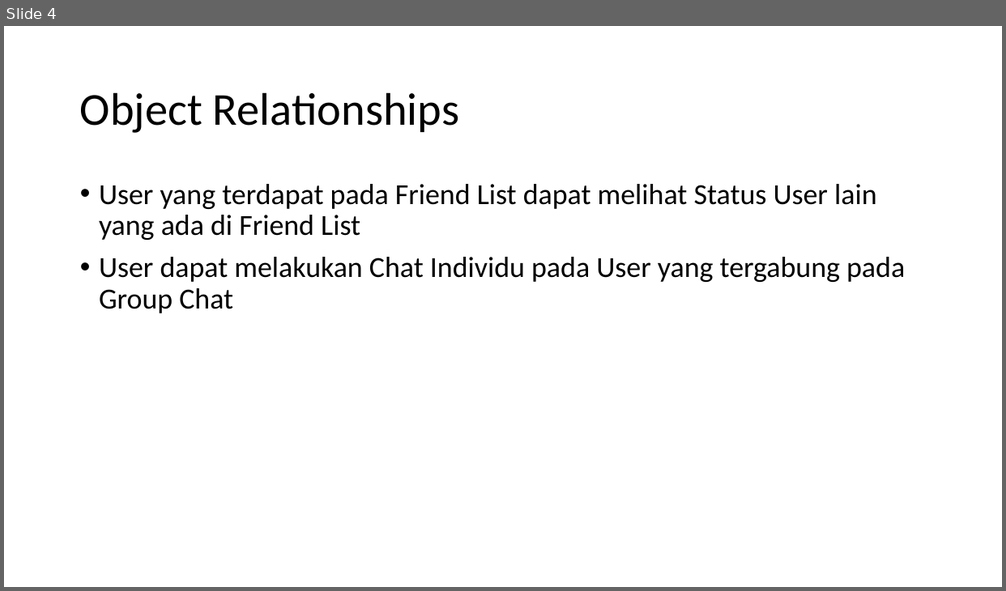
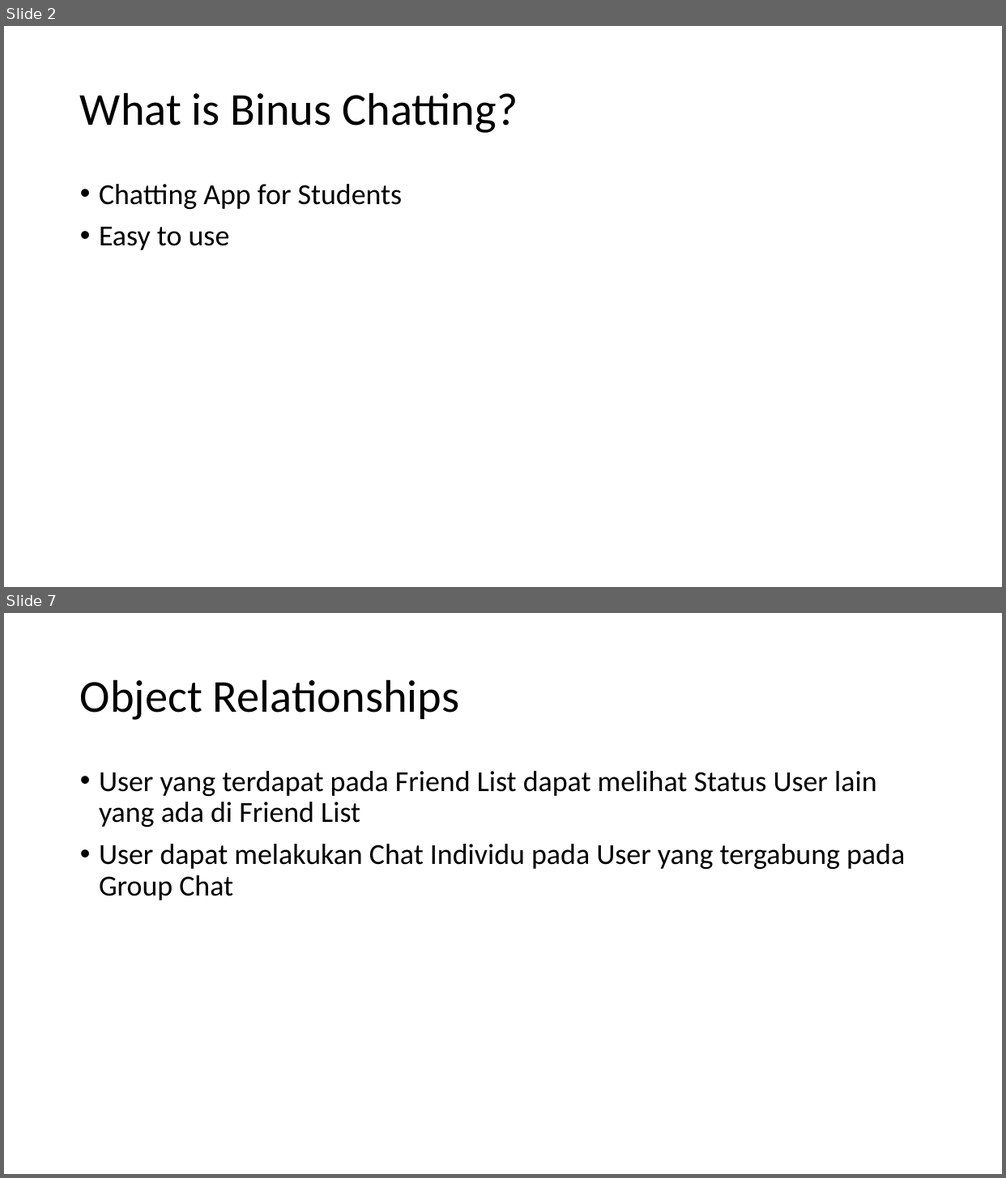
Before and after one commit to F4ckTheJ0b/HCI-2023, a slide deck: Aplikasi Binus Chatting.pptx. Shown one above the other, each under a label of ours: slide 4 before the commit, slides 2 and 7 after it; the slides between them are not shown. The pictures are 1006x591 and 1006x1178 pixels, drawn with LibreOffice and Linux fonts; fonts in the diff are those of the drawing. Boxes give left, top, right and bottom in pixels: in the first picture for what was removed or moved away, otherwise in the second. Text is boxed around its words. In the diff, an @@ line names an element or a change of style, - is before the commit and + after.

```diff
--- a/Aplikasi Binus Chatting.pptx
+++ b/Aplikasi Binus Chatting.pptx
@@ slide 2 added at [4, 26, 1002, 587], background #FFFFFF @@
@@ title added at [80, 92, 518, 133], 44 pt, text #000000 @@
+What is Binus Chatting?
@@ text added at [99, 184, 403, 250], 28 pt, text #000000 @@
+• Chatting App for Students
+• Easy to use
@@ what was slide 4 is now slide 7 @@
```
Also in this commit, not shown: 3 slides changed, 2 other slides added, 1 slide removed.
